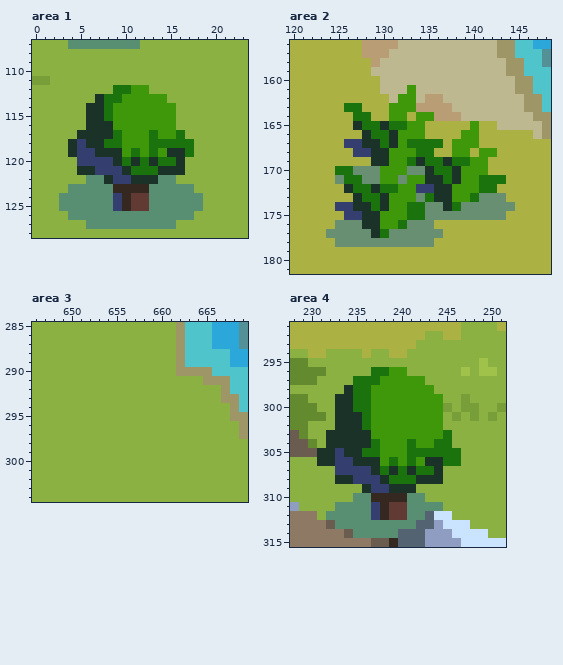
Edited in one commit: pixel-art file (assets_src/image/world/maps/aurania_v2/world_map_editor.aseprite). Above, as it was before the edit.
720x520 pixels, 1 frame. Colours within 5 levels of each other are drawn and written as one. Shown: area 1: x 0..23, y 107..128; area 2: x 120..148, y 156..181; area 3: x 646..669, y 285..304; area 4: x 228..251, y 291..315. The commit also changed other parts of the picture, which this record leaves out.
New version:
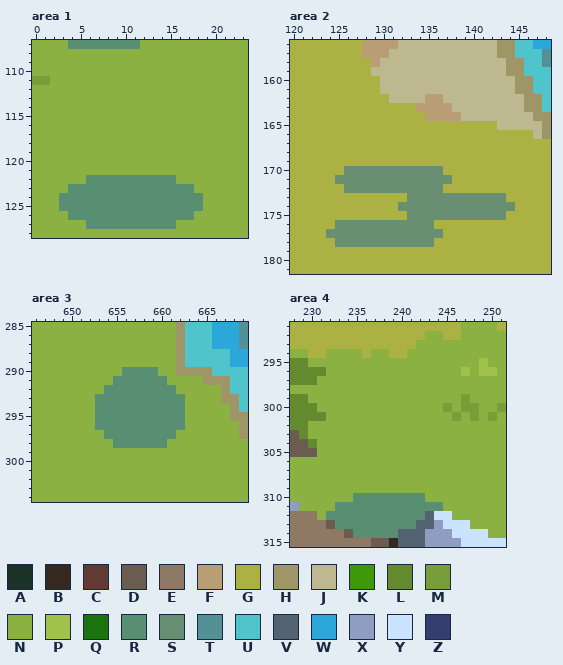
Palette (. is transparent): A #1b3228  B #352820  C #623a34  D #6b5c50  E #8d7964  F #b89d75  G #acb143  H #9e9666  J #beb890  K #3e980a  L #648a2f  M #789e39  N #8ab141  P #a0c24a  Q #1b730d  R #588f72  S #698f73  T #539197  U #50c4cb  V #546371  W #2ba7da  X #8f9dc2  Y #cae4ff  Z #343e6f
From old to new:
layer "Layer 3" now hidden
--- area 1
@@ x 0..23 @@
 111 MMNNNNNNNNNNNNNNNNNNNNNN
-112 NNNNNNNNNQQKKNNNNNNNNNNN
-113 NNNNNNNAQQKKKKKNNNNNNNNN
-114 NNNNNNAAQKKKKKKKNNNNNNNN
-115 NNNNNNAAQKKKKKKKNNNNNNNN
-116 NNNNNNAAAKKKKKKKNNNNNNNN
-117 NNNNNAAAAQKKKQKKQNNNNNNN
-118 NNNNAZAAQQKKKQQQQQNNNNNN
-119 NNNNAZZAAAKQKQKAAQNNNNNN
-120 NNNNNZZZZAQAQAQQANNNNNNN
-121 NNNNNAAZZZAQQQAAANNNNNNN
-122 NNNNNNRRAZZAAARRNNNNNNNN
-123 NNNNRRRRRBBBBRRRRRNNNNNN
-124 NNNRRRRRRZBCCRRRRRRNNNNN
-125 NNNRRRRRRZBCCRRRRRRNNNNN
+112 NNNNNNNNNNNNNNNNNNNNNNNN
+113 NNNNNNNNNNNNNNNNNNNNNNNN
+114 NNNNNNNNNNNNNNNNNNNNNNNN
+115 NNNNNNNNNNNNNNNNNNNNNNNN
+116 NNNNNNNNNNNNNNNNNNNNNNNN
+117 NNNNNNNNNNNNNNNNNNNNNNNN
+118 NNNNNNNNNNNNNNNNNNNNNNNN
+119 NNNNNNNNNNNNNNNNNNNNNNNN
+120 NNNNNNNNNNNNNNNNNNNNNNNN
+121 NNNNNNNNNNNNNNNNNNNNNNNN
+122 NNNNNNRRRRRRRRRRNNNNNNNN
+123 NNNNRRRRRRRRRRRRRRNNNNNN
+124 NNNRRRRRRRRRRRRRRRRNNNNN
+125 NNNRRRRRRRRRRRRRRRRNNNNN
 126 NNNNRRRRRRRRRRRRRRNNNNNN
--- area 2
@@ x 120..148 @@
 160 GGGGGGGGGGJJJJJJJJJJJJJJJHHUU
-161 GGGGGGGGGGJJJKJJJJJJJJJJJHHUU
-162 GGGGGGGGGGGJKKJFFJJJJJJJJJHHU
-163 GGGGGGQQGGGKKKFFFFJJJJJJJJHHU
-164 GGGGGGGQQGGKKGKKFFFJJJJJJJJHH
-165 GGGGGGGAQQAQQKKGGGGGKGGJJJJJH
-166 GGGGGGGGAQQAKKKGGGGKKGGGGGGJH
-167 GGGGGGZZAAQAKQQQQGKKKGGGGGGGG
-168 GGGGGGGZZAAKKKQQGGKKGKKGGGGGG
-169 GGGGGGGGGAAKKQAQQAQQKKGGGGGGG
-170 GGGGGQQSSSKKKSSAQQAKKKGGGGGGG
-171 GGGGGSQQSSKKSKKAAQAKKQQQGGGGG
-172 GGGGGGAQQAQQKKZZAAKKKQQGGGGGG
-173 GGGGGGGAQQAKKKSQAAKKQSSSGGGGG
-174 GGGGGZZAAQAKKQQSSAQSSSSSSGGGG
-175 GGGGGGZZAAKKKQQSSSSSSSSSGGGGG
-176 GGGGGSSSAAKKQSSSGGGGGGGGGGGGG
-177 GGGGSSSSSAQSSSSSSGGGGGGGGGGGG
+161 GGGGGGGGGGJJJJJJJJJJJJJJJHHUU
+162 GGGGGGGGGGGJJJJFFJJJJJJJJJHHU
+163 GGGGGGGGGGGGGGFFFFJJJJJJJJHHU
+164 GGGGGGGGGGGGGGGFFFFJJJJJJJJHH
+165 GGGGGGGGGGGGGGGGGGGGGGGJJJJJH
+166 GGGGGGGGGGGGGGGGGGGGGGGGGGGJH
+167 GGGGGGGGGGGGGGGGGGGGGGGGGGGGG
+168 GGGGGGGGGGGGGGGGGGGGGGGGGGGGG
+169 GGGGGGGGGGGGGGGGGGGGGGGGGGGGG
+170 GGGGGGSSSSSSSSSSSGGGGGGGGGGGG
+171 GGGGGSSSSSSSSSSSSSGGGGGGGGGGG
+172 GGGGGGSSSSSSSSSSSGGGGGGGGGGGG
+173 GGGGGGGGGGGGGSSSSSSSSSSSGGGGG
+174 GGGGGGGGGGGGSSSSSSSSSSSSSGGGG
+175 GGGGGGGGGGGGGSSSSSSSSSSSGGGGG
+176 GGGGGSSSSSSSSSSSGGGGGGGGGGGGG
+177 GGGGSSSSSSSSSSSSSGGGGGGGGGGGG
 178 GGGGGSSSSSSSSSSSGGGGGGGGGGGGG
--- area 3, layer "shadows"
@@ x 651..664 @@
 289 NNNNNNNNNNNHUU
-290 NNNNNNNNNNNHHH
-291 NNNNNNNNNNNNNN
-292 NNNNNNNNNNNNNN
-293 NNNNNNNNNNNNNN
-294 NNNNNNNNNNNNNN
-295 NNNNNNNNNNNNNN
-296 NNNNNNNNNNNNNN
-297 NNNNNNNNNNNNNN
-298 NNNNNNNNNNNNNN
+290 NNNNNRRRRNNHHH
+291 NNNNRRRRRRNNNN
+292 NNNRRRRRRRRNNN
+293 NNRRRRRRRRRRNN
+294 NNRRRRRRRRRRNN
+295 NNRRRRRRRRRRNN
+296 NNRRRRRRRRRRNN
+297 NNNRRRRRRRRNNN
+298 NNNNRRRRRRNNNN
 299 NNNNNNNNNNNNNN
--- area 4
@@ x 228..251 @@
 295 LLNNNNNNNNNNNNNNNNNNNPNN
-296 LLLLNNNNNQQKKNNNNNNPNPPN
-297 LLLNNNNQQQKKKKKNNNNNNNNN
-298 NNNNNNAQQKKKKKKKNNNNNNNN
-299 LLNNNAAQQKKKKKKKKNNMNNNN
-300 LLLNNAAQQKKKKKKKKMNMMNNM
-301 LLLLNAAAQKKKKKKKKNMNMNMN
-302 LLNNNAAAQKKKKKKKKNNNNNNN
-303 DLNNAAAAAKKKKKKKKQNNNNNN
-304 DDLNAAAAAQKKKQKKQQNNNNNN
-305 DDDAAZAAQQKKKQQQQQQNNNNN
-306 NNNAAZZAAAKQKQKAAQQNNNNN
-307 NNNNNZZZZAQAQAQQANNNNNNN
-308 NNNNNAAZZZAQQQAAANNNNNNN
-309 NNNNNNNNAZZAAANNNNNNNNNN
-310 NNNNNNNRRBBBBRRNNNNNNNNN
-311 XNNNNRRRRZBCCRRRRNNNNNNN
-312 EEENRRRRRZBCCRRVYYNNNNNN
+296 LLLLNNNNNNNNNNNNNNNPNPPN
+297 LLLNNNNNNNNNNNNNNNNNNNNN
+298 NNNNNNNNNNNNNNNNNNNNNNNN
+299 LLNNNNNNNNNNNNNNNNNMNNNN
+300 LLLNNNNNNNNNNNNNNMNMMNNM
+301 LLLLNNNNNNNNNNNNNNMNMNMN
+302 LLNNNNNNNNNNNNNNNNNNNNNN
+303 DLNNNNNNNNNNNNNNNNNNNNNN
+304 DDLNNNNNNNNNNNNNNNNNNNNN
+305 DDDNNNNNNNNNNNNNNNNNNNNN
+306 NNNNNNNNNNNNNNNNNNNNNNNN
+307 NNNNNNNNNNNNNNNNNNNNNNNN
+308 NNNNNNNNNNNNNNNNNNNNNNNN
+309 NNNNNNNNNNNNNNNNNNNNNNNN
+310 NNNNNNNRRRRRRRRNNNNNNNNN
+311 XNNNNRRRRRRRRRRRRNNNNNNN
+312 EEENRRRRRRRRRRRVYYNNNNNN
 313 EEEEDRRRRRRRRRVVXYYYNNNN
Boxes around the changes in both pictures, in picture pixels (x1, y1, x2, y2):
changed: (68, 85, 194, 211)
changed: (335, 85, 506, 238)
changed: (95, 367, 185, 448)
changed: (317, 367, 461, 520)
